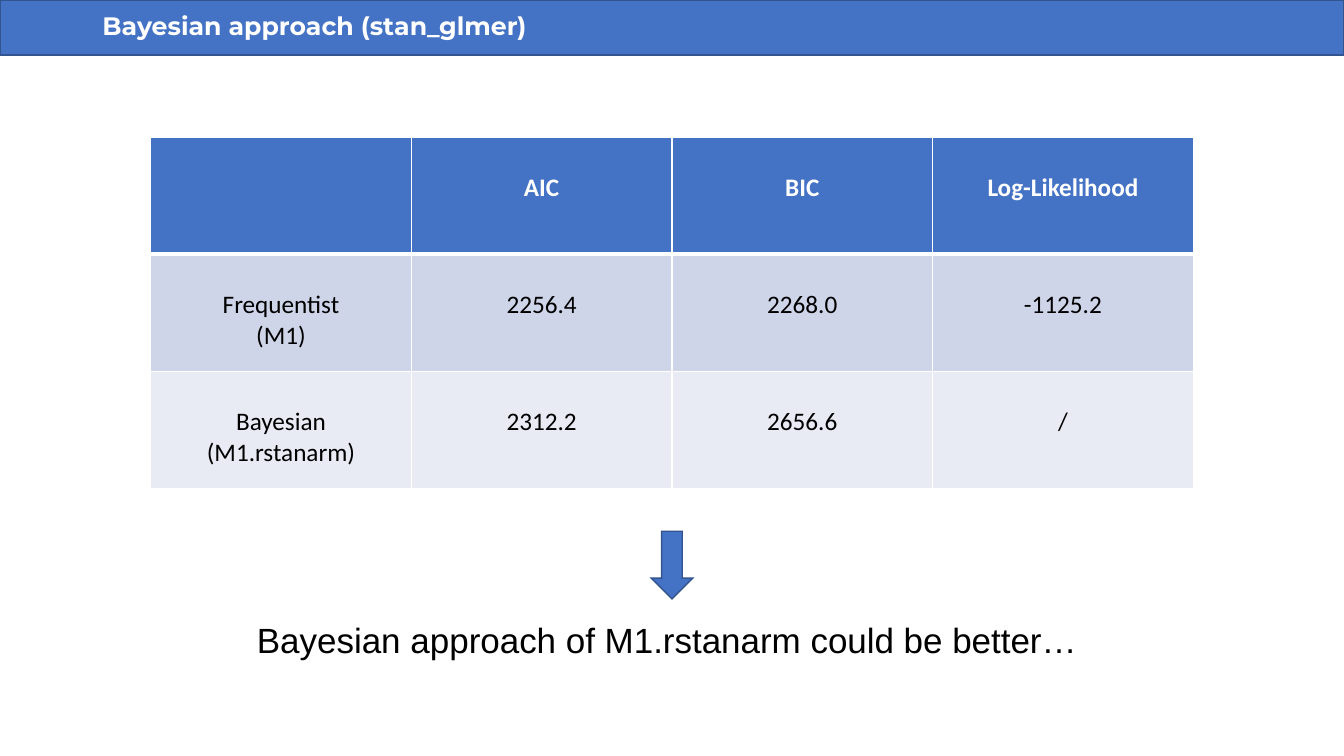
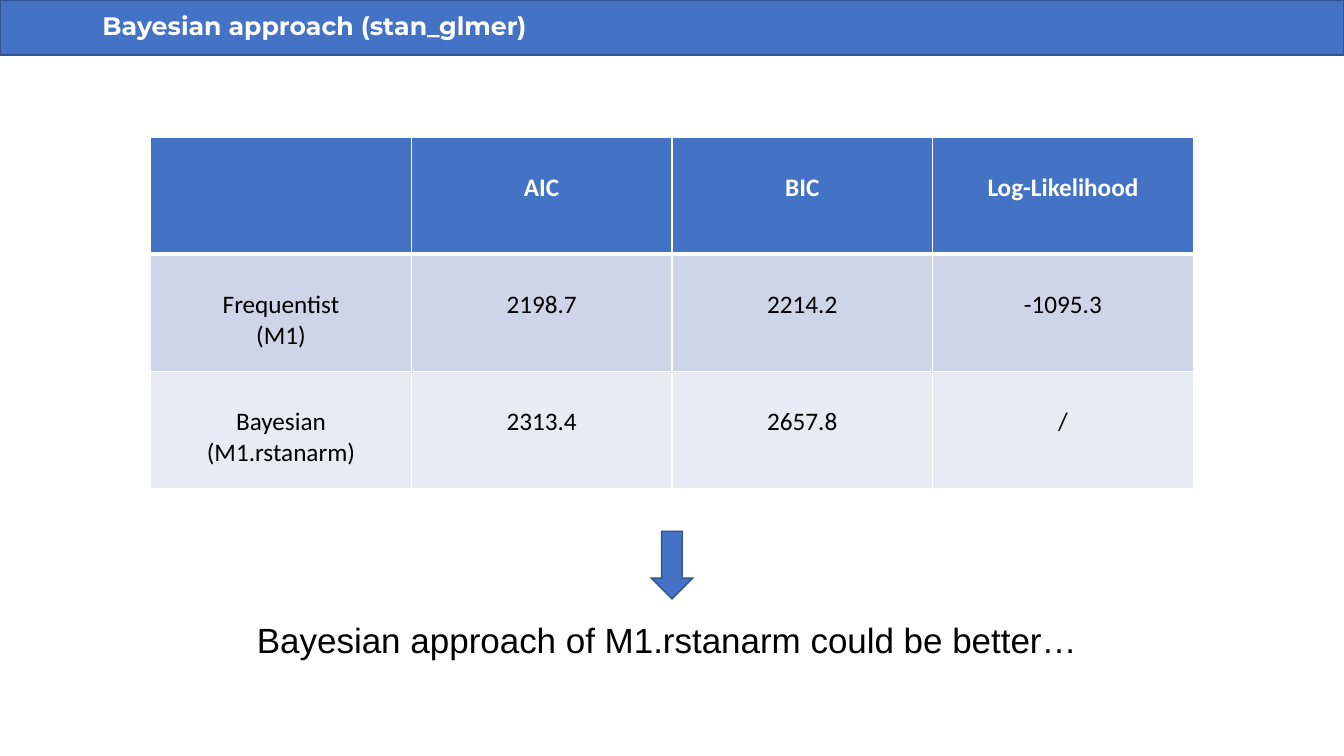
Before and after one commit to saraserafino/UVB-exposure-on-melanoma-mortality, a slide deck: slide 17 of UVB-exposure-on-melanoma-mortality.pptx (slide 16 before the commit). Drawn at 1344x756 pixels with LibreOffice and Linux fonts; fonts in the diff are those of the drawing. Boxes give left, top, right and bottom in pixels: in the first picture for what was removed or moved away, otherwise in the second. Text is boxed around its words. In the diff, an @@ line names an element or a change of style, - is before the commit and + after.

```diff
--- a/UVB-exposure-on-melanoma-mortality.pptx
+++ b/UVB-exposure-on-melanoma-mortality.pptx
@@ table at (150, 137, 1195, 488) @@
-row 2: Frequentist / (M1) | 2256.4 | 2268.0 | -1125.2
+row 2: Frequentist / (M1) | 2198.7 | 2214.2 | -1095.3
-row 3, column 2: 2312.2
+row 3, column 2: 2313.4
-row 3, column 3: 2656.6
+row 3, column 3: 2657.8
```
Also in this commit, not shown: 7 other slides changed, 2 slides added, 1 slide removed, 26 other files.
